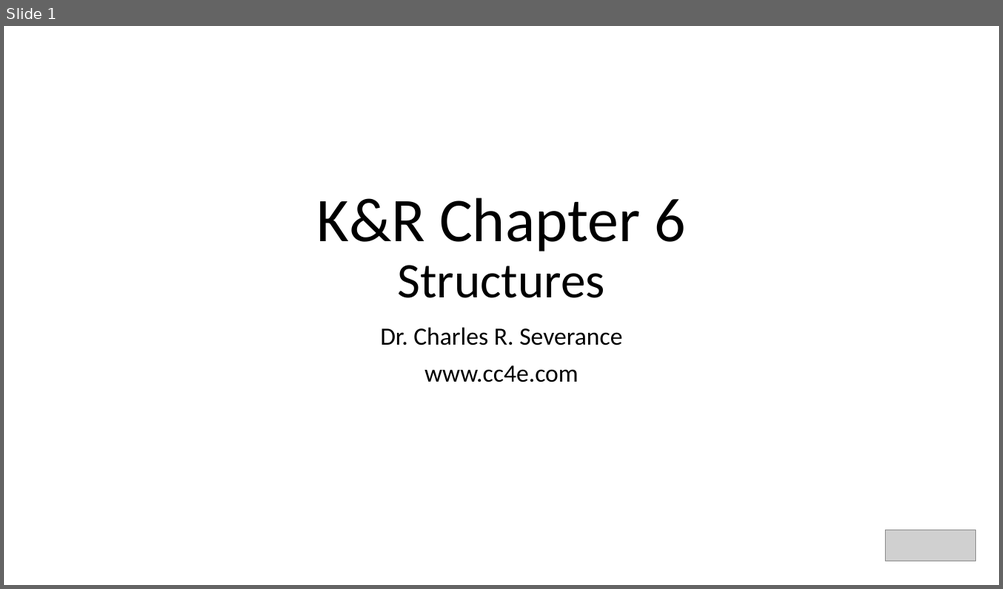
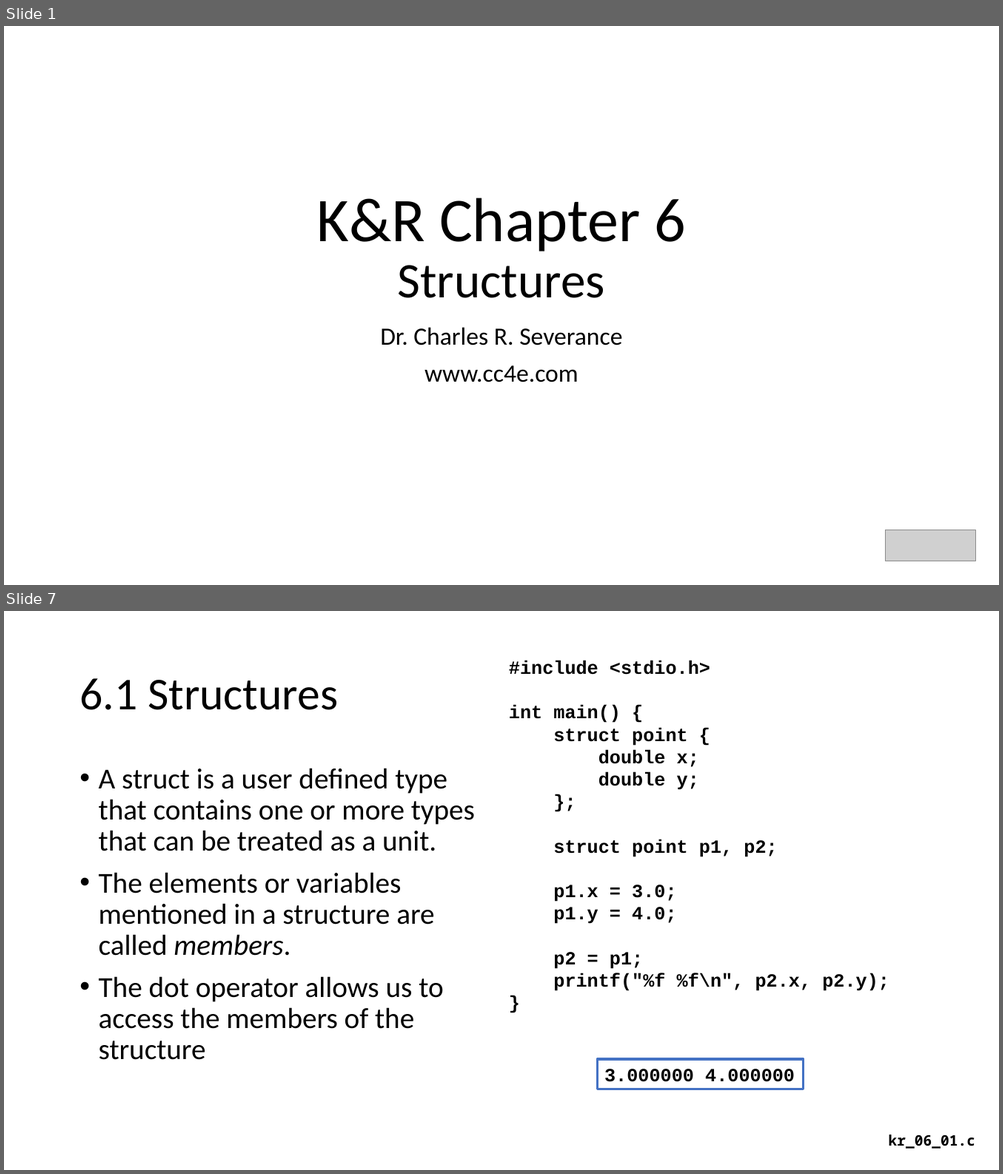
Before and after one commit to csev/cc4e, a slide deck: lectures/KR-6.pptx. Shown one above the other, each under a label of ours: slide 1 before the commit, slides 1 and 7 after it; the slides between them are not shown. The pictures are 1003x589 and 1003x1174 pixels, drawn with LibreOffice and Linux fonts; fonts in the diff are those of the drawing; grey boxes stand for pictures. Boxes give left, top, right and bottom in pixels: in the first picture for what was removed or moved away, otherwise in the second. Text is boxed around its words. In the diff, an @@ line names an element or a change of style, - is before the commit and + after.

```diff
--- a/lectures/KR-6.pptx
+++ b/lectures/KR-6.pptx
@@ slide 7 added at bbox=[4, 611, 999, 1170], background #FFFFFF @@
@@ text added at bbox=[509, 660, 889, 991], 18 pt, text #000000, bold @@
+#include <stdio.h>
+int main() {
+struct point {
+double x;
+double y;
+};
+struct point p1, p2;
+p1.x = 3.0;
+p1.y = 4.0;
+p2 = p1;
+printf("%f %f\n", p2.x, p2.y);
+}
@@ title added at bbox=[79, 678, 338, 710], 44 pt, text #000000 @@
+6.1 Structures
@@ text added at bbox=[99, 768, 475, 1060], 28 pt, text #000000 @@
+• A struct is a user defined type that contains one or more types that can be treated as a unit.
+• The elements or variables mentioned in a structure are called members.
+• The dot operator allows us to access the members of the structure
@@ rectangle added at bbox=[597, 1059, 803, 1089], outline #4472C4 2.25 pt, 18 pt, text #000000, bold @@
+3.000000 4.000000
@@ text added at bbox=[888, 1135, 976, 1149], 14 pt, text #000000, bold @@
+kr_06_01.c
```
Also in this commit, not shown: 1 slide changed, 32 other slides added, 1 slide removed, 8 other files.
